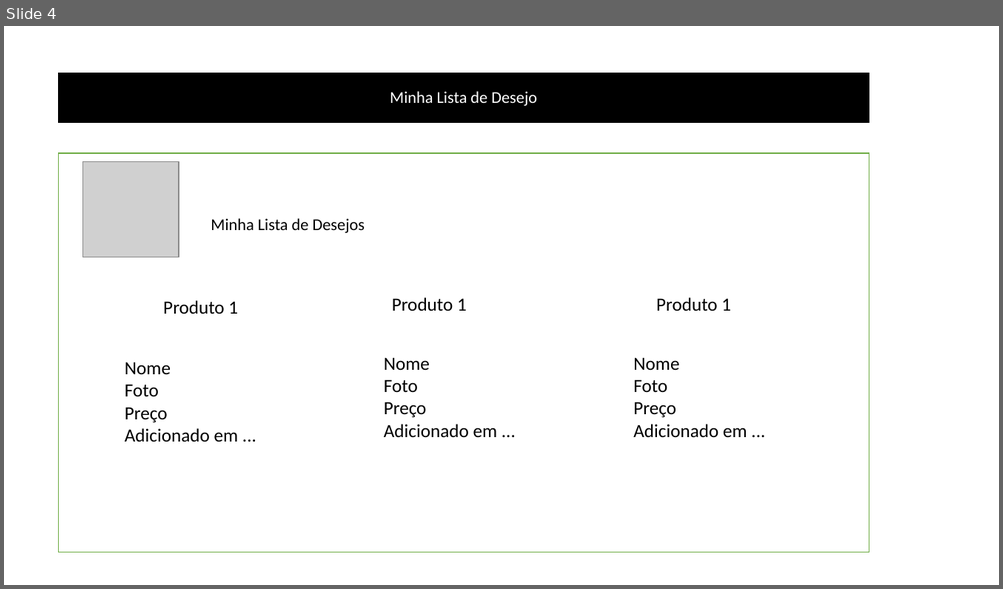
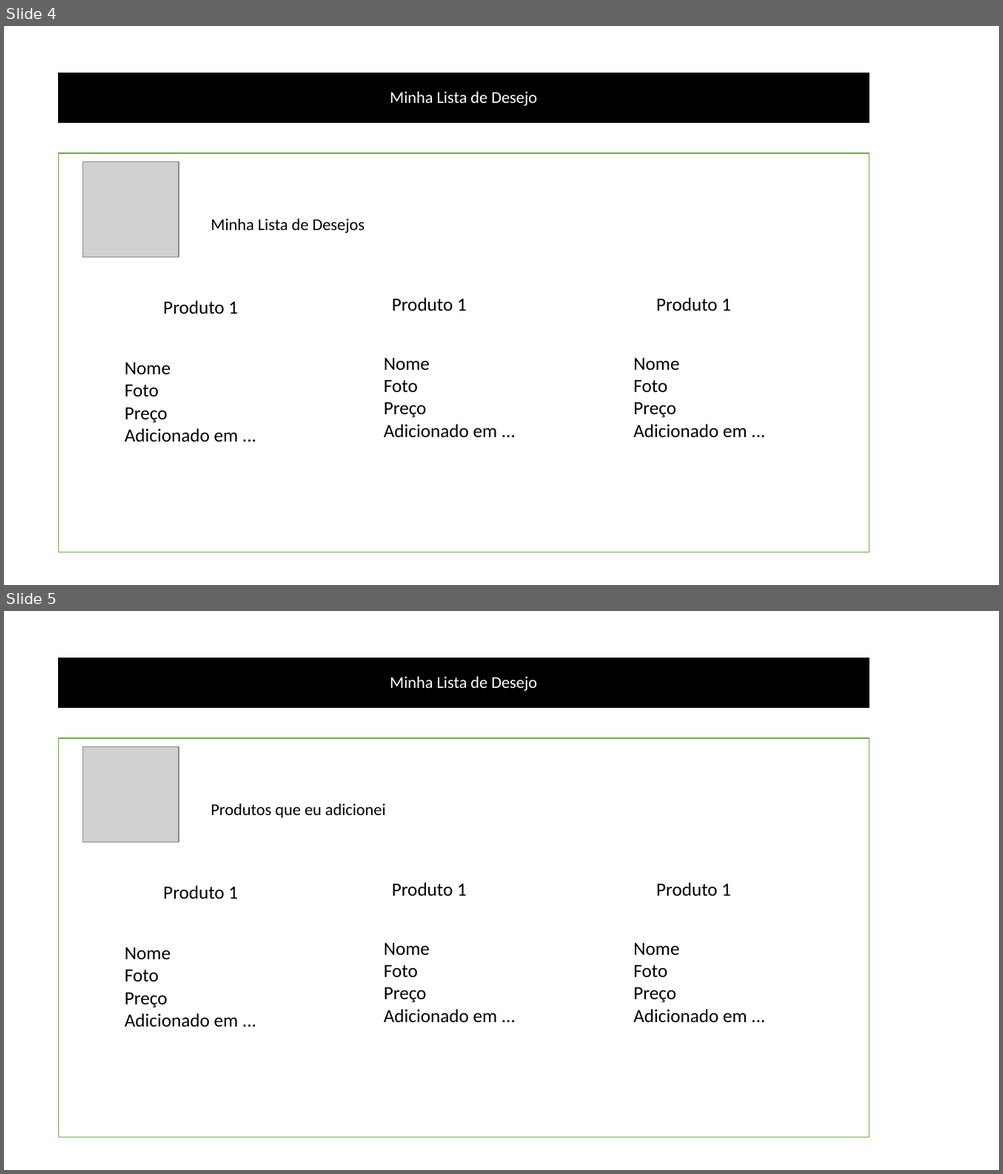
Before and after one commit to jonatasmaxi/Projeto-Tec-WEB, a slide deck: Wireframe do painel de usuário.pptx. Shown one above the other, each under a label of ours: slide 4 before the commit, slides 4 and 5 after it. The pictures are 1003x589 and 1003x1174 pixels, drawn with LibreOffice and Linux fonts; fonts in the diff are those of the drawing; grey boxes stand for pictures. Boxes give left, top, right and bottom in pixels: in the first picture for what was removed or moved away, otherwise in the second. Text is boxed around its words. In the diff, an @@ line names an element or a change of style, - is before the commit and + after.

Commit message:
Adicionada a página "Produtos que adicionei"

```diff
--- a/Wireframe do painel de usuário.pptx
+++ b/Wireframe do painel de usuário.pptx
@@ slide 5 added at bbox=[4, 611, 999, 1170], background #FFFFFF @@
@@ text added at bbox=[59, 659, 869, 708], fill #000000, outline #000000 1 pt, 16 pt, text #FFFFFF @@
+Minha Lista de Desejo
@@ rectangle added at bbox=[59, 738, 869, 1137], fill #FFFFFF, outline #70AD47 1 pt @@
@@ picture added at bbox=[83, 747, 179, 843] @@
@@ rectangle added at bbox=[203, 786, 831, 834], fill #FFFFFF, outline #FFFFFF 1 pt, 16 pt, text #000000 @@
+Produtos que eu adicionei
@@ rectangle added at bbox=[83, 864, 839, 1124], fill #FFFFFF, outline #FFFFFF 1 pt @@
@@ rectangle added at bbox=[310, 874, 548, 1120], fill #FFFFFF, outline #FFFFFF 1 pt, 18 pt, text #000000 @@
+Produto 1
@@ rectangle added at bbox=[575, 874, 813, 1120], fill #FFFFFF, outline #FFFFFF 1 pt, 18 pt, text #000000 @@
+Produto 1
@@ rectangle added at bbox=[82, 877, 319, 1124], fill #FFFFFF, outline #FFFFFF 1 pt, 18 pt, text #000000 @@
+Produto 1
@@ text added at bbox=[384, 943, 498, 1022], 18 pt, text #000000 @@
+Nome
+Foto
+Preço
+Adicionado em ...
@@ text added at bbox=[633, 943, 747, 1022], 18 pt, text #000000 @@
+Nome
+Foto
+Preço
+Adicionado em ...
@@ text added at bbox=[125, 947, 239, 1027], 18 pt, text #000000 @@
+Nome
+Foto
+Preço
+Adicionado em ...
```
Also in this commit, not shown: 1 slide changed.
